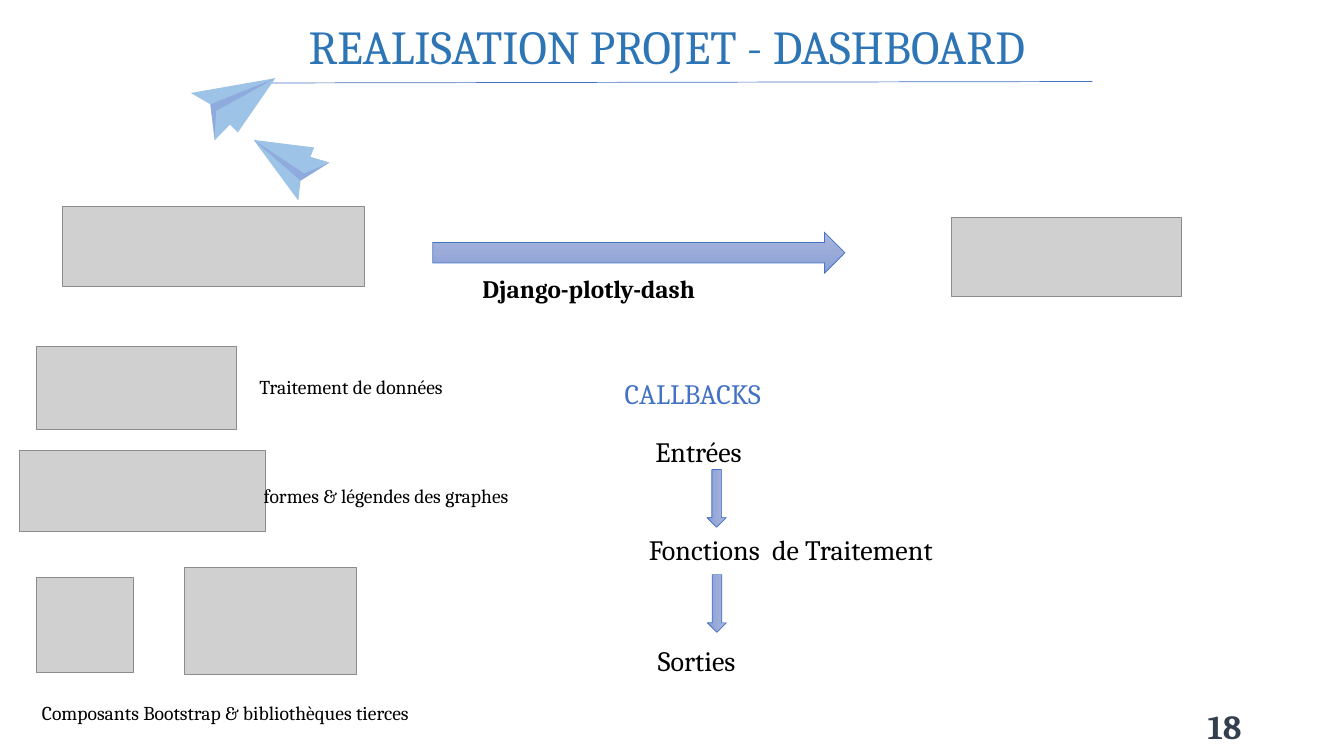
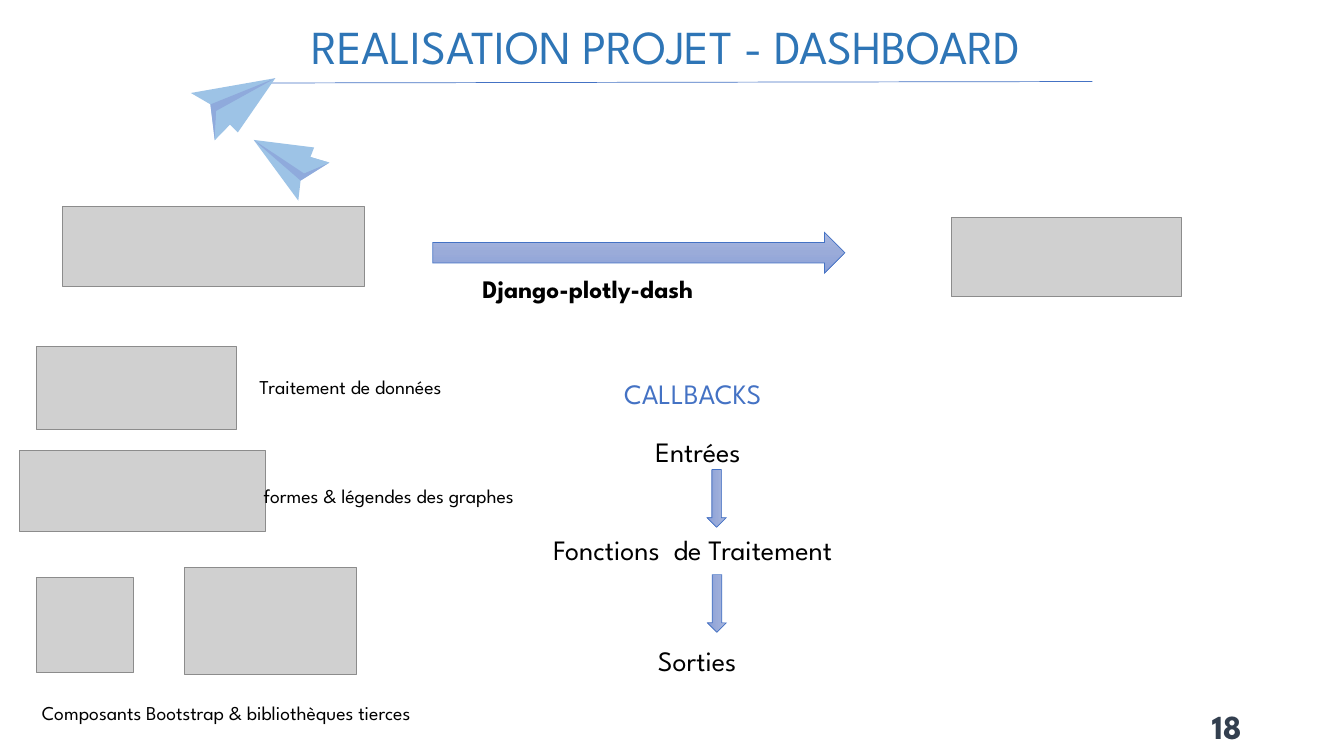
Before and after one commit to Claude127/stageX2, a slide deck: slide 18 of Presentation1.pptx. Drawn at 1344x756 pixels with LibreOffice and Linux fonts; fonts in the diff are those of the drawing; grey boxes stand for pictures. Boxes give left, top, right and bottom in pixels: in the first picture for what was removed or moved away, otherwise in the second. Text is boxed around its words. In the diff, an @@ line names an element or a change of style, - is before the commit and + after.

```diff
--- a/Presentation1.pptx
+++ b/Presentation1.pptx
@@ font Cambria to League Spartan in 10 elements at <box>311,32,1021,65</box>, <box>482,280,693,304</box>, <box>264,483,514,510</box>, <box>624,385,761,405</box>, <box>655,443,740,472</box>, <box>658,652,736,672</box>, <box>1212,716,1242,740</box>, <box>42,706,410,724</box>, <box>259,380,441,395</box>, <box>553,540,832,561</box> @@
@@ text "Fonctions de Traitement": place and size @@
-text "Fonctions de Traitement" at <box>649,540,932,561</box>
+text "Fonctions de Traitement" at <box>553,540,832,561</box>
```
Also in this commit, not shown: 25 other slides changed.
